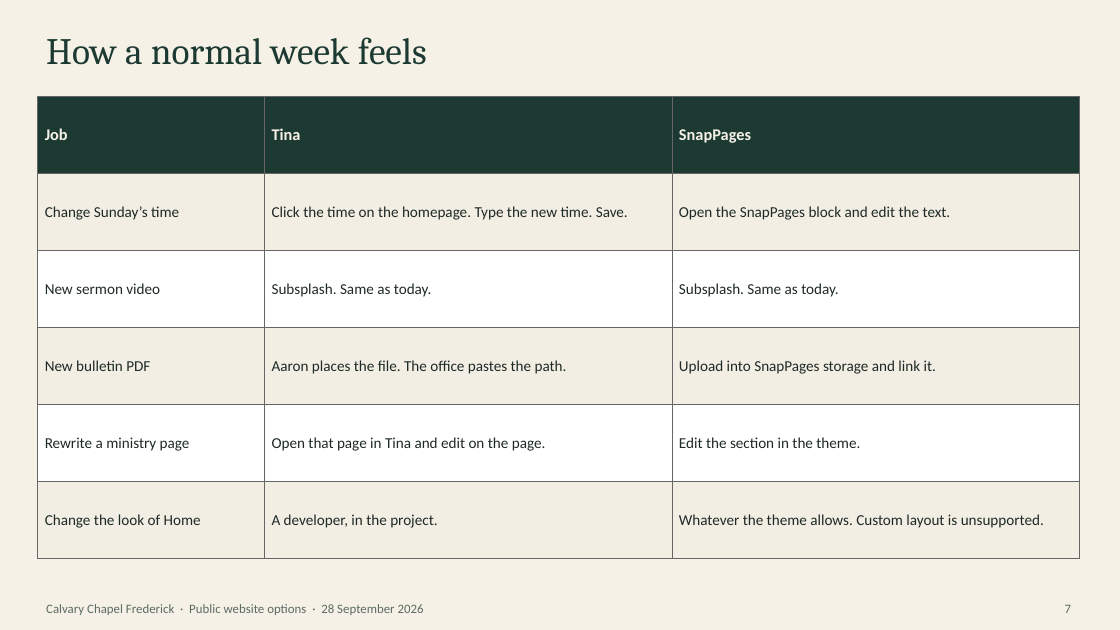
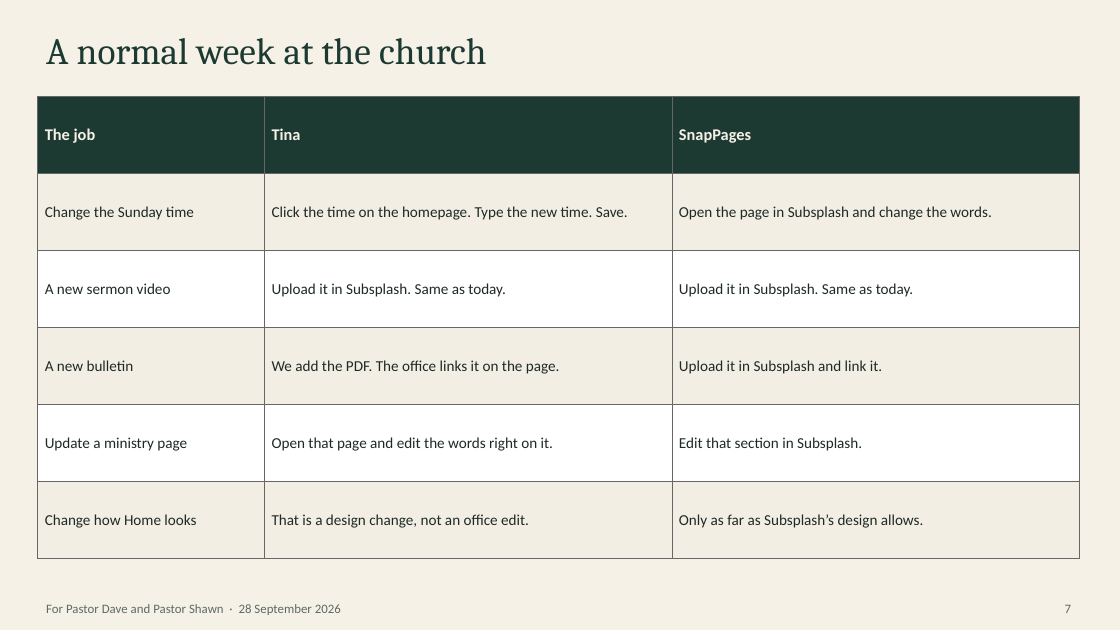
Before and after one commit to NSDQ-160th/calvary-frederick, a slide deck: slide 7 of docs/website-options.pptx. Drawn at 1120x630 pixels with LibreOffice and Linux fonts; fonts in the diff are those of the drawing. Boxes give left, top, right and bottom in pixels: in the first picture for what was removed or moved away, otherwise in the second. Text is boxed around its words. In the diff, an @@ line names an element or a change of style, - is before the commit and + after.

Commit message:
docs: rewrite the website choice for Pastor Dave and Pastor Shawn
The deck now explains Tina and SnapPages in plain language, with the app, giving, and sermons staying on Subsplash either way.

```diff
--- a/docs/website-options.pptx
+++ b/docs/website-options.pptx
@@ text at (46, 38, 486, 65): text changed @@
-How a normal week feels
+A normal week at the church
@@ table at (38, 97, 1080, 559) @@
-row 1, column 1: Job
+row 1, column 1: The job
-row 2, column 1: Change Sunday’s time
+row 2, column 1: Change the Sunday time
-row 2, column 3: Open the SnapPages block and edit the text.
+row 2, column 3: Open the page in Subsplash and change the words.
-row 3: New sermon video | Subsplash. Same as today. | Subsplash. Same as today.
+row 3: A new sermon video | Upload it in Subsplash. Same as today. | Upload it in Subsplash. Same as today.
-row 4: New bulletin PDF | Aaron places the file. The office pastes the path. | Upload into SnapPages storage and link it.
+row 4: A new bulletin | We add the PDF. The office links it on the page. | Upload it in Subsplash and link it.
-row 5: Rewrite a ministry page | Open that page in Tina and edit on the page. | Edit the section in the theme.
+row 5: Update a ministry page | Open that page and edit the words right on it. | Edit that section in Subsplash.
-row 6: Change the look of Home | A developer, in the project. | Whatever the theme allows. Custom layout is unsupported.
+row 6: Change how Home looks | That is a design change, not an office edit. | Only as far as Subsplash’s design allows.
@@ text at (46, 604, 341, 615): text changed @@
-Calvary Chapel Frederick · Public website options · 28 September 2026
+For Pastor Dave and Pastor Shawn · 28 September 2026
```
Also in this commit, not shown: 7 other slides changed.
